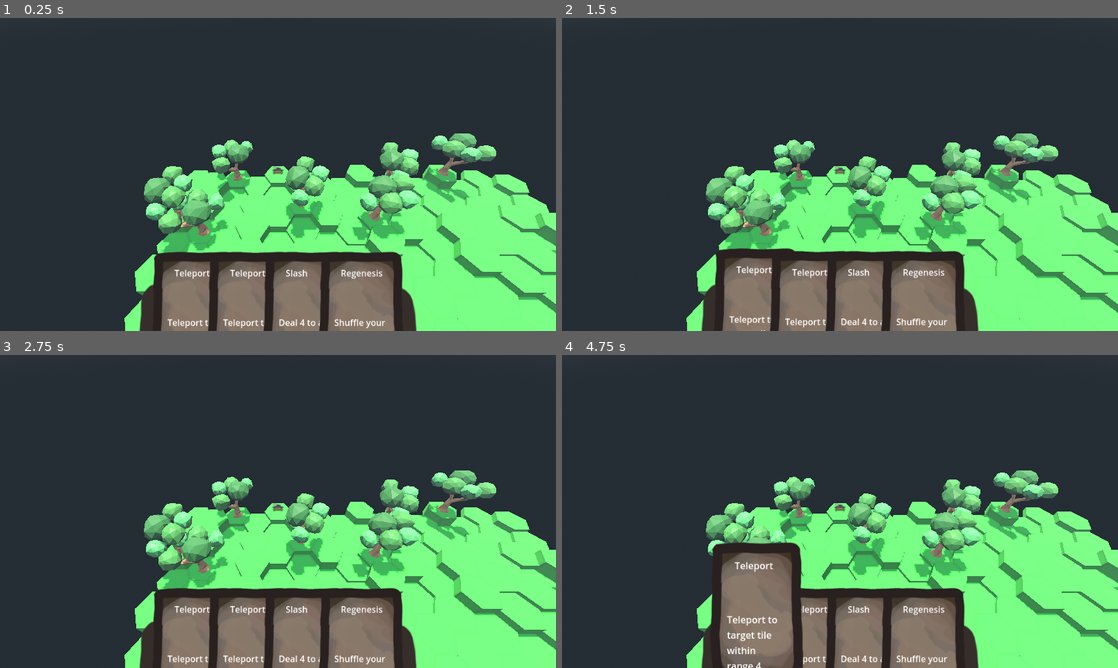
Above: before the commit, frames 1-4 (two rows, left to right).
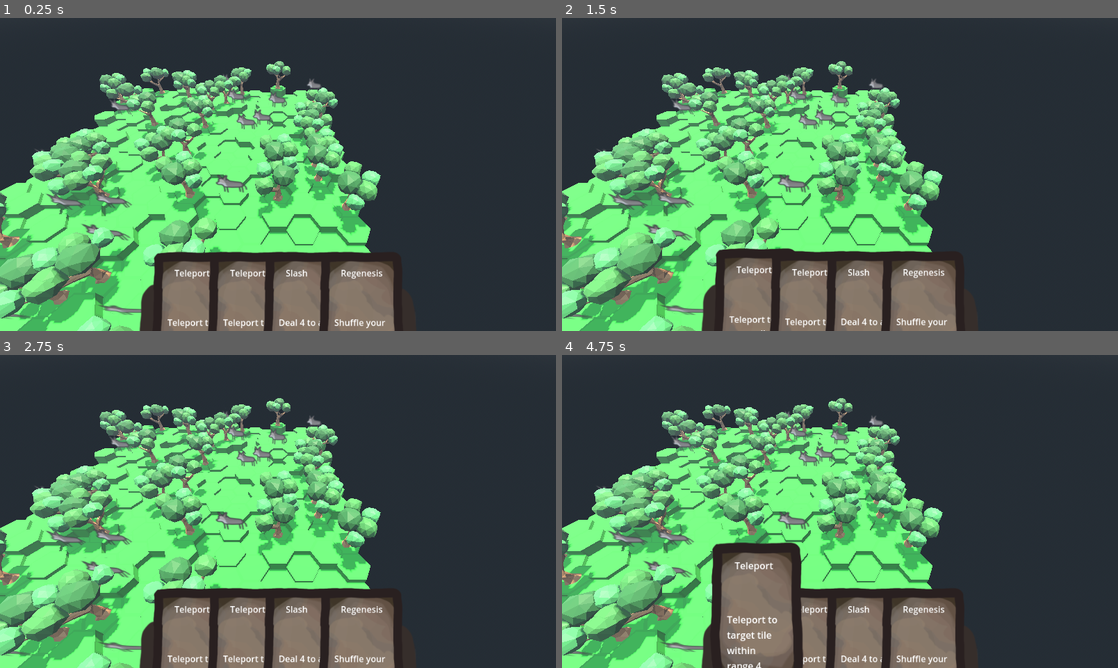
Above: after the commit, the same moments.

Repository: Boyquotes/nomad-realms-expeditions
Game: Godot game, scene res://NREGameContext.tscn
Two runs of this game, one before a commit and one after it. Both use one fixed random seed, a clock stepped at 60 frames per second and the inputs below.
Inputs (mouse positions are in pixels of both pictures, inside the frame that each line leads up to):
- Up to frame 1 (0.25 s): no input
- Up to frame 2 (1.5 s): drag from (840, 136) to (756, 315) at 0.52 s; drag from (728, 190) to (840, 136) at 1.27 s
- Up to frame 3 (2.75 s): tap Enter at 2 s; move the mouse to (333, 442) at 2.02 s; click (333, 442) at 2.1 s
- Up to frame 4 (4.75 s): tap Space at 2.75, 4.25 s; drag from (812, 574) to (840, 489) at 2.77 s; tap Enter at 3.5 s; move the mouse to (1006, 558) at 3.52 s; click (1006, 558) at 3.6 s; drag from (673, 464) to (756, 652) at 4.27 s

The runs differ from the first frame. In frame 1, 49% of the frame differs, in the area x 0-100%, y 13-100%; in frame 2, 49%; in frame 3, 49%; in frame 4, 47%.

Commit message:
Generate wolves
... that you can kill!
Also did some refactoring, renamed some context parts

Diff:
--- a/Assets/3D/highlight_flash.tres
+++ b/Assets/3D/highlight_flash.tres
@@ -5,6 +5,6 @@
 [resource]
 render_priority = 0
 shader = ExtResource("1_7nuc3")
+shader_parameter/highlight_color = null
+shader_parameter/highlight_alpha = null
 shader_parameter/flash_speed = null
-shader_parameter/highlight_alpha = null
-shader_parameter/highlight_color = null
--- a/GameVisuals/GameVisuals.tscn
+++ /dev/null
@@ -1,8 +0,0 @@
-[gd_scene load_steps=3 format=2]
-
-[ext_resource path="res://GameVisuals/GameVisuals.gd" type="Script" id=1]
-[ext_resource path="res://Scenes/UI/WorldCard.tscn" type="PackedScene" id=2]
-
-[node name="GameVisuals" type="Node"]
-script = ExtResource( 1 )
-card_scene = ExtResource( 2 )
--- a/NREGameContext.gd
+++ b/NREGameContext.gd
@@ -4,6 +4,6 @@
 var context_queues: = ContextQueues.new()
 
 func _ready() -> void:
-	$NREGameLogic.init(context_queues)
-	$GameVisuals.init(context_queues)
-	$GameInput.init(context_queues)
+	$NomadsGameLogic.init(context_queues)
+	$NomadsGameVisuals.init(context_queues)
+	$NomadsGameInput.init(context_queues)
--- a/NREGameContext.tscn
+++ b/NREGameContext.tscn
@@ -1,9 +1,9 @@
-[gd_scene load_steps=12 format=3 uid="uid://c0ccy8ngiejfv"]
+[gd_scene load_steps=12 format=3 uid="uid://dnjlxryq35dya"]
 
-[ext_resource type="PackedScene" path="res://GameVisuals/GameVisuals.tscn" id="1"]
-[ext_resource type="Script" path="res://Scenes/GameLogic/NREGameLogic.gd" id="2_diqnx"]
+[ext_resource type="PackedScene" uid="uid://jo81l0grfumo" path="res://Scenes/GameVisuals/NomadsGameVisuals.tscn" id="1"]
+[ext_resource type="Script" path="res://Scenes/GameLogic/NomadsGameLogic.gd" id="2_8fo55"]
 [ext_resource type="Script" path="res://CameraPivot.gd" id="4"]
-[ext_resource type="Script" path="res://Scenes/GameInput/GameInput.gd" id="4_wbtp8"]
+[ext_resource type="Script" path="res://Scenes/GameInput/NomadsGameInput.gd" id="4_0dc84"]
 [ext_resource type="PackedScene" uid="uid://cbgwjkw8ydunf" path="res://Scenes/UI/UICardDashboard.tscn" id="5"]
 [ext_resource type="PackedScene" uid="uid://dv04weg4eqxb0" path="res://Scenes/Map/WorldMap.tscn" id="6"]
 [ext_resource type="PackedScene" uid="uid://drglmfxxc6dk8" path="res://Scenes/Model/GameObject/Nomad.tscn" id="7"]
@@ -26,13 +26,13 @@
 [node name="NREGameContext" type="Node"]
 script = ExtResource("8")
 
-[node name="NREGameLogic" type="Node" parent="."]
-script = ExtResource("2_diqnx")
+[node name="NomadsGameLogic" type="Node" parent="."]
+script = ExtResource("2_8fo55")
 
-[node name="GameVisuals" parent="." instance=ExtResource("1")]
+[node name="NomadsGameVisuals" parent="." instance=ExtResource("1")]
 
-[node name="GameInput" type="Node3D" parent="."]
-script = ExtResource("4_wbtp8")
+[node name="NomadsGameInput" type="Node3D" parent="."]
+script = ExtResource("4_0dc84")
 
 [node name="UICardDashboard" parent="." instance=ExtResource("5")]
 
@@ -55,5 +55,5 @@
 light_energy = 0.705
 shadow_enabled = true
 
-[connection signal="card_looking_for_target" from="UICardDashboard" to="GameInput" method="_on_UICardDashboard_card_looking_for_target"]
-[connection signal="card_not_looking_for_target" from="UICardDashboard" to="GameInput" method="_on_UICardDashboard_card_not_looking_for_target"]
+[connection signal="card_looking_for_target" from="UICardDashboard" to="NomadsGameInput" method="_on_UICardDashboard_card_looking_for_target"]
+[connection signal="card_not_looking_for_target" from="UICardDashboard" to="NomadsGameInput" method="_on_UICardDashboard_card_not_looking_for_target"]
--- a/Scenes/GameInput/GameInput.gd
+++ b/Scenes/GameInput/NomadsGameInput.gd
@@ -1,5 +1,5 @@
 extends Node3D
-class_name GameInput
+class_name NomadsGameInput
 
 var card_looking_for_target: WorldCard
 var ui_card_dashboard: UICardDashBoard
--- a/Scenes/GameLogic/NREGameLogic.gd
+++ b/Scenes/GameLogic/NomadsGameLogic.gd
@@ -1,5 +1,5 @@
 extends GameLogic
-class_name NREGameLogic
+class_name NomadsGameLogic
 
 @onready var game_logic_timer: = GameLogicTimer.new(self)
 
--- a/GameVisuals/GameVisuals.gd
+++ b/Scenes/GameVisuals/NomadsGameVisuals.gd
@@ -1,5 +1,5 @@
 extends Node
-class_name GameVisuals
+class_name NomadsGameVisuals
 
 var context_queues: ContextQueues
 
--- /dev/null
+++ b/Scenes/GameVisuals/NomadsGameVisuals.tscn
@@ -0,0 +1,8 @@
+[gd_scene load_steps=3 format=3 uid="uid://jo81l0grfumo"]
+
+[ext_resource type="Script" path="res://Scenes/GameVisuals/NomadsGameVisuals.gd" id="1_rko81"]
+[ext_resource type="PackedScene" uid="uid://c3suk2hxxxjkv" path="res://Scenes/UI/WorldCard.tscn" id="2"]
+
+[node name="NomadsGameVisuals" type="Node"]
+script = ExtResource("1_rko81")
+card_scene = ExtResource("2")
--- a/Scenes/Map/WorldMap.gd
+++ b/Scenes/Map/WorldMap.gd
@@ -3,13 +3,16 @@
 
 @export var tile_scene: PackedScene
 @export var tree_scene: PackedScene
+@export var wolf_scene: PackedScene
 
-var tiles: Array = []
+var tiles: Array[Array] = []
 
 # Called when the node enters the scene tree for the first time.
 func _ready() -> void:
 	randomize()
 	generate_tiles()
+	generate_actors()
+
 
 func generate_tiles() -> void:
 	for z in range(16):
@@ -23,6 +26,30 @@
 			tiles[-1].append(tile)
 			generate_tree(x, z, tile)
 
+func generate_actors() -> void:
+	for z in range(16):
+		for x in range(16):
+			var tile: Tile = tiles[z][x]
+			var rand: = randi() % 20
+			if rand == 0:
+				var tree: TreeActor = tree_scene.instantiate()
+				var position = Vector2(x, z)
+				tree.position.x = 1.5 * x
+				tree.position.y = tile.scale.y
+				tree.position.z = sqrt(3) * z
+				if x % 2 == 1:
+					tree.position.z += sqrt(3) * 0.5
+				add_child(tree)
+			elif rand == 1:
+				var wolf: WolfActor = wolf_scene.instantiate()
+				var position = Vector2(x, z)
+				wolf.position.x = 1.5 * x
+				wolf.position.y = tile.scale.y
+				wolf.position.z = sqrt(3) * z
+				if x % 2 == 1:
+					wolf.position.z += sqrt(3) * 0.5
+				add_child(wolf)
+
 func generate_tree(x, z, tile) -> void:
 	if randi() % 10 == 0:
 		var tree: TreeActor = tree_scene.instantiate()
--- a/Scenes/Map/WorldMap.tscn
+++ b/Scenes/Map/WorldMap.tscn
@@ -1,10 +1,12 @@
-[gd_scene load_steps=4 format=3 uid="uid://dv04weg4eqxb0"]
+[gd_scene load_steps=5 format=3 uid="uid://dv04weg4eqxb0"]
 
 [ext_resource type="PackedScene" uid="uid://bfvu2m3pd7ohw" path="res://Scenes/Map/Tile.tscn" id="1"]
 [ext_resource type="Script" path="res://Scenes/Map/WorldMap.gd" id="2"]
 [ext_resource type="PackedScene" uid="uid://6aq20kjxy5i5" path="res://Scenes/Model/GameObject/TreeActor.tscn" id="3_ocste"]
+[ext_resource type="PackedScene" uid="uid://das3vkks37pdg" path="res://Scenes/Model/GameObject/WolfActor.tscn" id="4_d0fpa"]
 
 [node name="WorldMap" type="Node3D"]
 script = ExtResource("2")
 tile_scene = ExtResource("1")
 tree_scene = ExtResource("3_ocste")
+wolf_scene = ExtResource("4_d0fpa")
--- /dev/null
+++ b/Scenes/Model/GameObject/WolfActor.gd
@@ -0,0 +1,2 @@
+extends CardPlayer
+class_name WolfActor
--- /dev/null
+++ b/Scenes/Model/GameObject/WolfActor.tscn
@@ -0,0 +1,21 @@
+[gd_scene load_steps=4 format=3 uid="uid://das3vkks37pdg"]
+
+[ext_resource type="Script" path="res://Scenes/Model/GameObject/WolfActor.gd" id="1_rbgyr"]
+[ext_resource type="Texture2D" uid="uid://dxh6c5p0qqot8" path="res://Assets/2D/wolf.png" id="2_0ab35"]
+
+[sub_resource type="CapsuleShape3D" id="CapsuleShape3D_3jld8"]
+
+[node name="WolfActor" type="Node3D"]
+script = ExtResource("1_rbgyr")
+
+[node name="Sprite3D" type="Sprite3D" parent="."]
+transform = Transform3D(0.1, 0, 0, 0, 0.1, 0, 0, 0, 0.1, 0, 1, 0)
+texture = ExtResource("2_0ab35")
+
+[node name="CollisionArea" type="Area3D" parent="."]
+collision_layer = 12
+collision_mask = 0
+
+[node name="CollisionShape3D" type="CollisionShape3D" parent="CollisionArea"]
+transform = Transform3D(-4.37114e-08, -1, 0, 1, -4.37114e-08, 0, 0, 0, 1, 0, 0.8, 0)
+shape = SubResource("CapsuleShape3D_3jld8")
--- a/project.godot
+++ b/project.godot
@@ -49,11 +49,6 @@
 "language": &"GDScript",
 "path": "res://Scenes/UI/GameCardGui.gd"
 }, {
-"base": "Node3D",
-"class": &"GameInput",
-"language": &"GDScript",
-"path": "res://Scenes/GameInput/GameInput.gd"
-}, {
 "base": "Node",
 "class": &"GameLogic",
 "language": &"GDScript",
@@ -74,11 +69,6 @@
 "language": &"GDScript",
 "path": "res://Scenes/Model/GameState.gd"
 }, {
-"base": "Node",
-"class": &"GameVisuals",
-"language": &"GDScript",
-"path": "res://GameVisuals/GameVisuals.gd"
-}, {
 "base": "Actor",
 "class": &"HealthActor",
 "language": &"GDScript",
@@ -94,16 +84,26 @@
 "language": &"GDScript",
 "path": "res://NREGameContext.gd"
 }, {
-"base": "GameLogic",
-"class": &"NREGameLogic",
-"language": &"GDScript",
-"path": "res://Scenes/GameLogic/NREGameLogic.gd"
-}, {
 "base": "CardPlayer",
 "class": &"Nomad",
 "language": &"GDScript",
 "path": "res://Scenes/Model/GameObject/Nomad.gd"
 }, {
+"base": "Node3D",
+"class": &"NomadsGameInput",
+"language": &"GDScript",
+"path": "res://Scenes/GameInput/NomadsGameInput.gd"
+}, {
+"base": "GameLogic",
+"class": &"NomadsGameLogic",
+"language": &"GDScript",
+"path": "res://Scenes/GameLogic/NomadsGameLogic.gd"
+}, {
+"base": "Node",
+"class": &"NomadsGameVisuals",
+"language": &"GDScript",
+"path": "res://Scenes/GameVisuals/NomadsGameVisuals.gd"
+}, {
 "base": "CardExpression",
 "class": &"RegenesisExpression",
 "language": &"GDScript",
@@ -133,6 +133,11 @@
 "class": &"UICardHand",
 "language": &"GDScript",
 "path": "res://Scenes/UI/UICardHand.gd"
+}, {
+"base": "CardPlayer",
+"class": &"WolfActor",
+"language": &"GDScript",
+"path": "res://Scenes/Model/GameObject/WolfActor.gd"
 }, {
 "base": "GameCardGui",
 "class": &"WorldCard",
@@ -153,23 +158,24 @@
 "ContextQueues": "",
 "GameCard": "",
 "GameCardGui": "",
-"GameInput": "",
 "GameLogic": "",
 "GameLogicTimer": "",
 "GameObject": "",
 "GameState": "",
-"GameVisuals": "",
 "HealthActor": "",
 "MeleeDamageExpression": "",
 "NREGameContext": "",
-"NREGameLogic": "",
 "Nomad": "",
+"NomadsGameInput": "",
+"NomadsGameLogic": "",
+"NomadsGameVisuals": "",
 "RegenesisExpression": "",
 "TeleportExpression": "",
 "Tile": "",
 "TreeActor": "",
 "UICardDashBoard": "",
 "UICardHand": "",
+"WolfActor": "",
 "WorldCard": "",
 "WorldMap": ""
 }
Binary file added: Assets/2D/wolf.png
Not shown, added: Assets/2D/wolf.png.import
